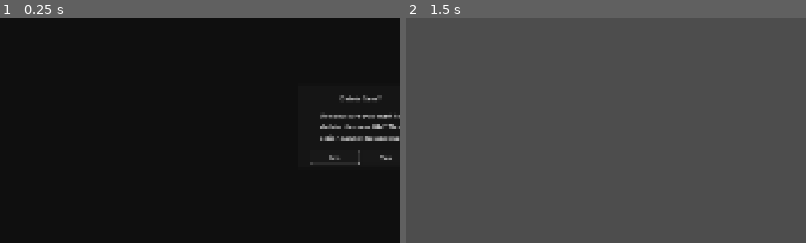
Above: before the commit, frames 1-2 (left to right).
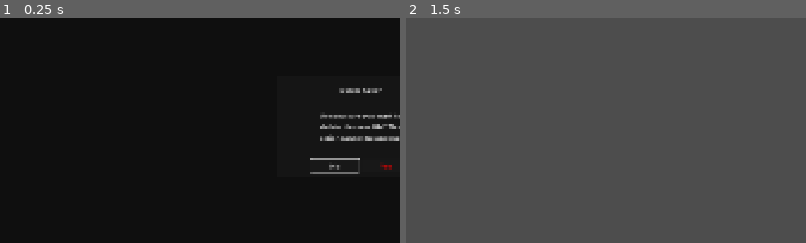
Above: after the commit, the same moments.

Repository: aaronleebrooks/weenieworld
Game: Godot game, scene res://scenes/ui/ConfirmationDialog.tscn
Two runs of this game, one before a commit and one after it. Both use one fixed random seed, a clock stepped at 60 frames per second and the inputs below. This scene is started directly instead of the project's main scene.
Inputs:
- Up to frame 1 (0.25 s): no input
- Up to frame 2 (1.5 s): click "Yes" at 0.5 s; tap Enter at 1.25 s
The pictures show only the part of the screen within x 5-55%, y 26-76%; the shares and areas given below are measured in that part.

The runs differ from the first frame. In frame 1, 0.7% of the frame differs, in the area x 77-98%, y 31-70%; in frame 2, nothing differs.

Commit message:
Improve save selection menu layout and delete functionality - better formatting, refresh, and styling

Diff:
--- a/scenes/ui/ConfirmationDialog.gd
+++ b/scenes/ui/ConfirmationDialog.gd
@@ -11,6 +11,10 @@
 func _ready():
 	no_button.pressed.connect(_on_no_pressed)
 	yes_button.pressed.connect(_on_yes_pressed)
+
+	# Style the buttons
+	no_button.add_theme_color_override("font_color", Color.WHITE)
+	yes_button.add_theme_color_override("font_color", Color.RED)
 
 	# Set focus to No button (primary action)
 	no_button.grab_focus()
--- a/scenes/ui/ConfirmationDialog.tscn
+++ b/scenes/ui/ConfirmationDialog.tscn
@@ -23,10 +23,10 @@
 anchor_top = 0.5
 anchor_right = 0.5
 anchor_bottom = 0.5
-offset_left = -150.0
-offset_top = -100.0
-offset_right = 150.0
-offset_bottom = 100.0
+offset_left = -200.0
+offset_top = -120.0
+offset_right = 200.0
+offset_bottom = 120.0
 
 [node name="Title" type="Label" parent="DialogPanel"]
 layout_mode = 1
--- a/scenes/ui/SaveSelectionMenu.gd
+++ b/scenes/ui/SaveSelectionMenu.gd
@@ -30,12 +30,15 @@
 	# Create containers for each save file
 	for save_info in save_files:
 		var save_container = HBoxContainer.new()
-		save_container.custom_minimum_size = Vector2(0, 60)
+		save_container.custom_minimum_size = Vector2(0, 70)
+		save_container.add_theme_constant_override("separation", 10)
 
 		# Create load button
 		var load_button = Button.new()
-		load_button.text = save_info["name"] + "\n" + save_info["time"]
+		var formatted_time = format_timestamp(save_info["time"])
+		load_button.text = save_info["name"] + "\n" + formatted_time
 		load_button.size_flags_horizontal = Control.SIZE_EXPAND_FILL
+		load_button.custom_minimum_size = Vector2(0, 60)
 		load_button.pressed.connect(_on_save_selected.bind(save_info))
 		save_container.add_child(load_button)
 		save_buttons.append(load_button)
@@ -43,7 +46,9 @@
 		# Create delete button
 		var delete_button = Button.new()
 		delete_button.text = "X"
-		delete_button.custom_minimum_size = Vector2(40, 0)
+		delete_button.custom_minimum_size = Vector2(50, 60)
+		delete_button.add_theme_color_override("font_color", Color.RED)
+		delete_button.add_theme_color_override("font_hover_color", Color.RED)
 		delete_button.pressed.connect(_on_delete_save_pressed.bind(save_info))
 		save_container.add_child(delete_button)
 
@@ -77,9 +82,31 @@
 	var success = get_node("/root/SaveSystem").delete_save_file(save_info)
 	if success:
 		print("Save deleted successfully!")
-		populate_save_list()  # Refresh the list
+		# Refresh the list and check if we need to show "No saves" message
+		populate_save_list()
+
+		# If no saves left, update the main menu's continue button
+		if not get_node("/root/SaveSystem").has_save_file():
+			# Find the main menu and update its continue button
+			var main_menu = get_parent()
+			if main_menu.has_method("update_continue_button"):
+				main_menu.update_continue_button()
 	else:
 		print("Failed to delete save!")
+
+func format_timestamp(timestamp: String) -> String:
+	# Convert ISO timestamp to readable format
+	if timestamp.is_empty():
+		return "Unknown time"
+
+	# Try to parse the timestamp and format it nicely
+	var parts = timestamp.split("T")
+	if parts.size() >= 2:
+		var date_part = parts[0]
+		var time_part = parts[1].split(".")[0]  # Remove milliseconds
+		return date_part + " " + time_part
+
+	return timestamp
 
 func _on_delete_cancelled():
 	print("Delete cancelled")
--- a/scenes/ui/SaveSelectionMenu.tscn
+++ b/scenes/ui/SaveSelectionMenu.tscn
@@ -23,10 +23,10 @@
 anchor_top = 0.5
 anchor_right = 0.5
 anchor_bottom = 0.5
-offset_left = -200.0
-offset_top = -150.0
-offset_right = 200.0
-offset_bottom = 150.0
+offset_left = -250.0
+offset_top = -200.0
+offset_right = 250.0
+offset_bottom = 200.0
 
 [node name="Title" type="Label" parent="MenuPanel"]
 layout_mode = 1
